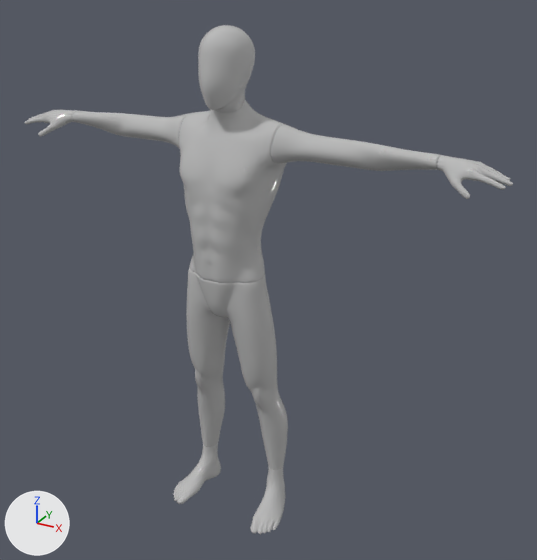
What one commit did to the FBX model GameTemplate/Game/Assets/modelData/Player/Demo.fbx.
Camera for both pictures: a camera (50 mm lens) standing at (1.25, -2.017, 1.967) and looking at (0.11, 0.056, 0.931). Arrows for +X, +Y and +Z are at lower left; the lights stay in place. Where no turn or scale is listed for an object, it has been applied to the vertices.

The first picture shows 'Ch36'.
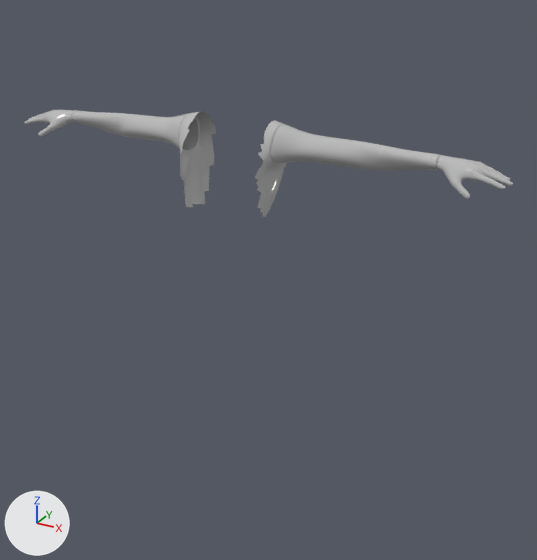
Boxes (x1, y1, x2, y2) around the edits, measured in the pictures (537 x 560 px):
'Ch36', reshaped (79% shorter)
    before: (25, 25, 513, 534)
    after: (25, 110, 513, 217)
part 1 of me_mesh, deleted
    before: (173, 25, 288, 534)

Edits to the bpy script that builds the scene:
```text
Change me_mesh:
    used by ob_ch36; location = (0.0, 0.0, 0.0)
    remove me_mesh.from_pydata(...)  # 14442 vertices, 14466 faces; spans x -0.89..0.89, y -0.17..0.11, z 0.0..1.77
    add me_mesh.from_pydata(...)  # 5529 vertices, 5480 faces; spans x -0.89..0.89, y -0.11..0.11, z 1.18..1.49
    me_mesh part 1: 8913 vertices removed from x -0.23..0.23, y -0.17..0.11, z 0.0..1.77
```
